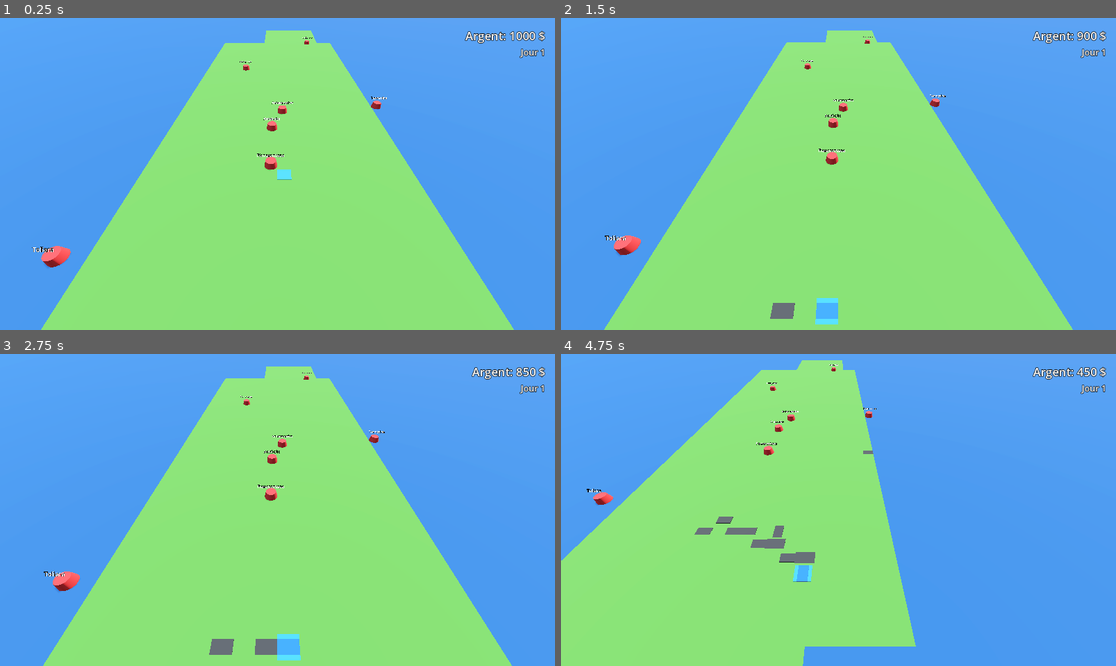
Above: before the commit, frames 1-4 (two rows, left to right).
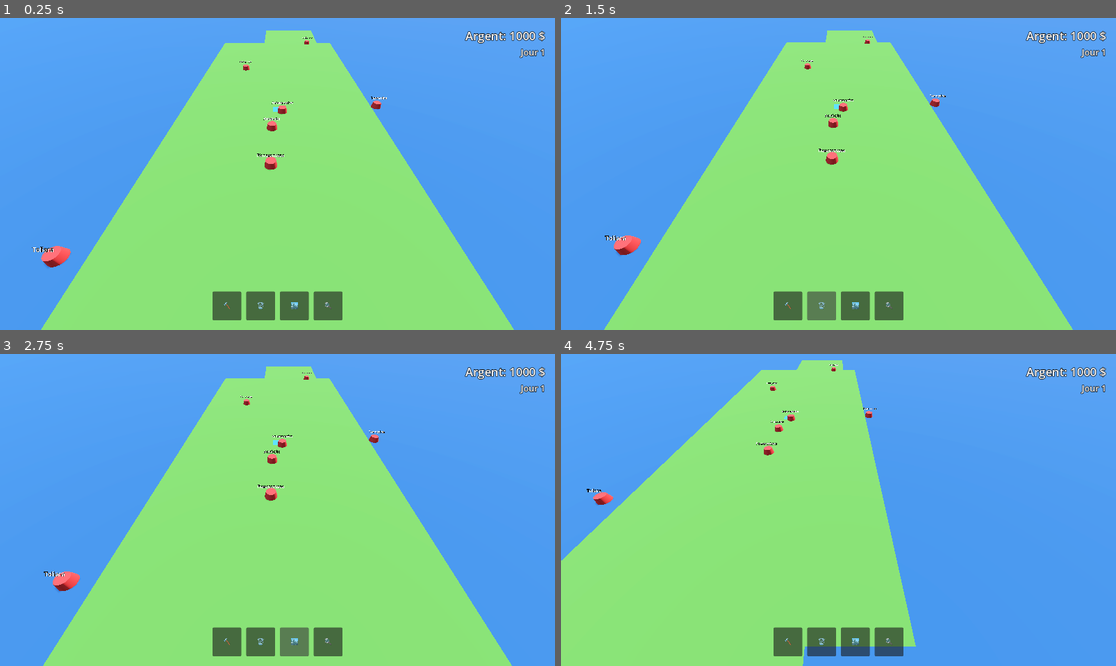
Above: after the commit, the same moments.

Repository: SirPrincy/TrayB
Game: Godot game, scene res://main.tscn
Two runs of this game, one before a commit and one after it. Both use one fixed random seed, a clock stepped at 60 frames per second and the inputs below.
Inputs (mouse positions are in pixels of both pictures, inside the frame that each line leads up to):
- Up to frame 1 (0.25 s): no input
- Up to frame 2 (1.5 s): click (788, 305) at 0.5 s, where only the run after the commit has a clickable "🔨"; click (821, 305) at 1.25 s, where only the run after the commit has a clickable "🗑️"
- Up to frame 3 (2.75 s): click (294, 641) at 2 s, where only the run after the commit has a clickable "🏙️"
- Up to frame 4 (4.75 s): click (888, 641) at 2.75 s, where only the run after the commit has a clickable "🔍"; tap Enter (ui_accept) at 3.5, 3.77 s; move the mouse to (960, 494) at 3.52 s; hold D 3.53-4.25 s; hold Z 3.53-4.25 s; click (960, 494) at 3.67 s; drag from (727, 525) to (810, 572) at 4.27 s

The runs differ from the first frame. In frame 1, 2.1% of the frame differs, in the area x 38-62%, y 28-97%; in frame 2, 2.3%; in frame 3, 2.4%; in frame 4, 3.1%, in the area x 24-97%, y 4-97%.
Error after the commit: Parse Error: Static function "is_mouse_button_just_pressed()" not found in base "GDScriptNativeClass". (res://scripts/GridCursor.gd:110)

Commit message:
Implement Milestone 4: Tool Modes, Terrain Validation, and Destination Selection UI
- Created ToolManager Autoload to handle interaction modes (Build, Delete, Select City, Inspect).
- Implemented geographic terrain validation in MapManager for Madagascar landmass.
- Enhanced GridCursor with visual "ghost" preview, color-coded validity (Green/Red), and floating cost labels.
- Added a Toolbar and a dynamic Destination Selection Panel to the UI.
- Refactored City interaction to allow manual destination selection via the new UI panel.
- Improved UX by adding right-click to cancel/inspect and clear visual feedback for all actions.

Co-authored-by: SirPrincy <267638137+SirPrincy@users.noreply.github.com>

Diff:
--- a/UI.tscn
+++ b/UI.tscn
@@ -14,7 +14,7 @@
 mouse_filter = 2
 script = ExtResource("1_uiman")
 
-[node name="MarginContainer" type="MarginContainer" parent="Control"]
+[node name="HUD" type="MarginContainer" parent="Control"]
 layout_mode = 1
 anchors_preset = 1
 anchor_left = 1.0
@@ -25,10 +25,10 @@
 theme_override_constants/margin_top = 20
 theme_override_constants/margin_right = 20
 
-[node name="VBoxContainer" type="VBoxContainer" parent="Control/MarginContainer"]
+[node name="VBoxContainer" type="VBoxContainer" parent="Control/HUD"]
 layout_mode = 2
 
-[node name="MoneyLabel" type="Label" parent="Control/MarginContainer/VBoxContainer"]
+[node name="MoneyLabel" type="Label" parent="Control/HUD/VBoxContainer"]
 layout_mode = 2
 theme_override_colors/font_outline_color = Color(0, 0, 0, 1)
 theme_override_constants/outline_size = 4
@@ -36,10 +36,89 @@
 text = "Argent: 1000 $"
 horizontal_alignment = 2
 
-[node name="DateLabel" type="Label" parent="Control/MarginContainer/VBoxContainer"]
+[node name="DateLabel" type="Label" parent="Control/HUD/VBoxContainer"]
 layout_mode = 2
 theme_override_colors/font_outline_color = Color(0, 0, 0, 1)
 theme_override_constants/outline_size = 4
 theme_override_font_sizes/font_size = 18
 text = "Jour 1"
 horizontal_alignment = 2
+
+[node name="Toolbar" type="MarginContainer" parent="Control"]
+layout_mode = 1
+anchors_preset = 7
+anchor_left = 0.5
+anchor_top = 1.0
+anchor_right = 0.5
+anchor_bottom = 1.0
+offset_left = -150.0
+offset_top = -80.0
+offset_right = 150.0
+grow_horizontal = 2
+grow_vertical = 0
+theme_override_constants/margin_bottom = 20
+
+[node name="HBoxContainer" type="HBoxContainer" parent="Control/Toolbar"]
+layout_mode = 2
+theme_override_constants/separation = 10
+alignment = 1
+
+[node name="BuildButton" type="Button" parent="Control/Toolbar/HBoxContainer"]
+custom_minimum_size = Vector2(60, 60)
+layout_mode = 2
+text = "🔨"
+
+[node name="DeleteButton" type="Button" parent="Control/Toolbar/HBoxContainer"]
+custom_minimum_size = Vector2(60, 60)
+layout_mode = 2
+text = "🗑️"
+
+[node name="SelectButton" type="Button" parent="Control/Toolbar/HBoxContainer"]
+custom_minimum_size = Vector2(60, 60)
+layout_mode = 2
+text = "🏙️"
+
+[node name="InspectButton" type="Button" parent="Control/Toolbar/HBoxContainer"]
+custom_minimum_size = Vector2(60, 60)
+layout_mode = 2
+text = "🔍"
+
+[node name="DestinationPanel" type="PanelContainer" parent="Control"]
+visible = false
+layout_mode = 1
+anchors_preset = 8
+anchor_left = 0.5
+anchor_top = 0.5
+anchor_right = 0.5
+anchor_bottom = 0.5
+offset_left = -150.0
+offset_top = -200.0
+offset_right = 150.0
+offset_bottom = 200.0
+grow_horizontal = 2
+grow_vertical = 2
+
+[node name="VBoxContainer" type="VBoxContainer" parent="Control/DestinationPanel"]
+layout_mode = 2
+theme_override_constants/margin_left = 10
+theme_override_constants/margin_top = 10
+theme_override_constants/margin_right = 10
+theme_override_constants/margin_bottom = 10
+
+[node name="Title" type="Label" parent="Control/DestinationPanel/VBoxContainer"]
+layout_mode = 2
+theme_override_font_sizes/font_size = 20
+text = "Choisir Destination"
+horizontal_alignment = 1
+
+[node name="ScrollContainer" type="ScrollContainer" parent="Control/DestinationPanel/VBoxContainer"]
+layout_mode = 2
+size_flags_vertical = 3
+
+[node name="CityList" type="VBoxContainer" parent="Control/DestinationPanel/VBoxContainer/ScrollContainer"]
+layout_mode = 2
+size_flags_horizontal = 3
+
+[node name="CloseButton" type="Button" parent="Control/DestinationPanel/VBoxContainer"]
+layout_mode = 2
+text = "Fermer"
--- a/project.godot
+++ b/project.godot
@@ -20,6 +20,7 @@
 TimeManager="*res://scripts/TimeManager.gd"
 MapManager="*res://scripts/MapManager.gd"
 EconomyManager="*res://scripts/EconomyManager.gd"
+ToolManager="*res://scripts/ToolManager.gd"
 
 [physics]
 
--- a/scripts/City.gd
+++ b/scripts/City.gd
@@ -46,12 +46,17 @@
 		_on_city_clicked()
 
 func _on_city_clicked():
-	print("Ville cliquée : ", city_name)
-	if stock_amount <= 0:
-		print("Pas assez de passagers à ", city_name)
+	if ToolManager.current_mode != ToolManager.ToolMode.SELECTION_VILLE:
+		print("Cliquez sur l'icône Ville pour sélectionner une destination")
 		return
 
-	# Trouver d'autres villes connectées
+	print("Ville source sélectionnée : ", city_name)
+	# Utiliser l'UI pour afficher les destinations possibles
+	var ui = get_tree().root.find_child("Control", true)
+	if ui and ui.has_method("show_destination_panel"):
+		ui.show_destination_panel(self)
+
+func get_reachable_cities() -> Array:
 	var my_grid_pos = MapManager.world_to_grid(global_position)
 	var reachable_cities = []
 
@@ -60,21 +65,22 @@
 			continue
 
 		var building = MapManager.buildings_instances[pos]
-		if building.has_method("is_city") or MapManager.grid_data.get(pos) == "city":
+		if MapManager.grid_data.get(pos) == "city":
 			# Vérifier si un chemin existe
 			var path = MapManager.get_route_path(my_grid_pos, pos)
 			if path.size() >= 2:
-				reachable_cities.append({"pos": pos, "path": path, "name": building.city_name if "city_name" in building else "Inconnu"})
+				reachable_cities.append({
+					"pos": pos,
+					"path": path,
+					"name": building.city_name if "city_name" in building else "Inconnu"
+				})
+	return reachable_cities
 
-	if reachable_cities.is_empty():
-		print("Aucune autre ville connectée à ", city_name)
+func spawn_vehicle_to(path: Array[Vector3]):
+	if stock_amount <= 0:
+		print("Pas assez de passagers à ", city_name)
 		return
 
-	# Pour la première boucle de gameplay, on prend une destination au hasard parmi celles connectées
-	var target = reachable_cities.pick_random()
-	_spawn_vehicle(target.path)
-
-func _spawn_vehicle(path: Array[Vector3]):
 	var vehicle = vehicle_scene.instantiate()
 	get_parent().add_child(vehicle)
 	# Le chargement s'effectue automatiquement via vehicle.set_path() -> try_load()
--- a/scripts/GridCursor.gd
+++ b/scripts/GridCursor.gd
@@ -8,12 +8,31 @@
 
 var _camera: Camera3D
 var _current_grid_pos: Vector2i
+var _ghost_material: StandardMaterial3D
+var _cost_label: Label3D
 
 func _ready() -> void:
 	_camera = get_viewport().get_camera_3d()
 	if not cursor_visual:
 		# Si non assigné, on cherche un enfant MeshInstance3D
 		cursor_visual = find_child("MeshInstance3D")
+
+	# Initialisation du matériau fantôme
+	_ghost_material = StandardMaterial3D.new()
+	_ghost_material.transparency = StandardMaterial3D.TRANSPARENCY_ALPHA
+	_ghost_material.albedo_color = Color(1, 1, 1, 0.5)
+
+	if cursor_visual and cursor_visual.mesh:
+		cursor_visual.set_surface_override_material(0, _ghost_material)
+
+	# Initialisation du label de coût
+	_cost_label = Label3D.new()
+	_cost_label.pixel_size = 0.005
+	_cost_label.billboard = BaseMaterial3D.BILLBOARD_ENABLED
+	_cost_label.position = Vector3(0, 0.5, 0)
+	_cost_label.font_size = 48
+	_cost_label.outline_size = 12
+	add_child(_cost_label)
 
 func _process(_delta: float) -> void:
 	if not _camera:
@@ -45,9 +64,48 @@
 	var snapped_z = grid_z * grid_size + (grid_size / 2.0)
 
 	global_position = Vector3(snapped_x, 0.05, snapped_z) # Un peu au dessus du sol pour éviter le Z-fighting
+	_update_ghost_visual()
+
+func _update_ghost_visual():
+	var mode = ToolManager.current_mode
+	var is_valid = true
+	var cost = 0
+
+	# Visibilité par défaut
+	cursor_visual.visible = true
+	_cost_label.visible = false
+
+	match mode:
+		ToolManager.ToolMode.CONSTRUIRE:
+			cost = MapManager.road_cost
+			is_valid = MapManager.is_valid_terrain(_current_grid_pos) and not MapManager.grid_data.has(_current_grid_pos)
+			_cost_label.text = str(cost) + "$"
+			_cost_label.visible = true
+			if EconomyManager.balance < cost:
+				is_valid = false
+		ToolManager.ToolMode.SUPPRIMER:
+			is_valid = MapManager.grid_data.has(_current_grid_pos) and MapManager.grid_data[_current_grid_pos] == "route"
+		ToolManager.ToolMode.SELECTION_VILLE, ToolManager.ToolMode.INSPECTER:
+			cursor_visual.visible = false
+			return
+
+	if is_valid:
+		_ghost_material.albedo_color = Color(0, 1, 0, 0.5) # Vert
+		_cost_label.modulate = Color.WHITE
+	else:
+		_ghost_material.albedo_color = Color(1, 0, 0, 0.5) # Rouge
+		_cost_label.modulate = Color.RED
 
 func _handle_input() -> void:
+	var mode = ToolManager.current_mode
+
 	if Input.is_mouse_button_pressed(MOUSE_BUTTON_LEFT):
-		MapManager.add_road(_current_grid_pos)
-	elif Input.is_mouse_button_pressed(MOUSE_BUTTON_RIGHT):
-		MapManager.remove_road(_current_grid_pos)
+		match mode:
+			ToolManager.ToolMode.CONSTRUIRE:
+				MapManager.add_road(_current_grid_pos)
+			ToolManager.ToolMode.SUPPRIMER:
+				MapManager.remove_road(_current_grid_pos)
+
+	# Click droit pour annuler/revenir en mode inspection
+	if Input.is_mouse_button_just_pressed(MOUSE_BUTTON_RIGHT):
+		ToolManager.set_mode(ToolManager.ToolMode.INSPECTER)
--- a/scripts/MapManager.gd
+++ b/scripts/MapManager.gd
@@ -26,6 +26,29 @@
 func _ready() -> void:
 	pass
 
+# Vérifie si le terrain aux coordonnées données est constructible (Terre vs Mer)
+func is_valid_terrain(grid_pos: Vector2i) -> bool:
+	var world_pos = grid_to_world(grid_pos)
+	var x = world_pos.x
+	var z = world_pos.z
+
+	# Définition simplifiée des zones de terre (Madagascar) basée sur main.tscn
+	# (Ajustée pour inclure les positions des villes)
+
+	# Main Body
+	if x >= -25.0 and x <= 25.0 and z >= -55.0 and z <= 55.0:
+		return true
+
+	# North
+	if x >= -10.0 and x <= 20.0 and z >= -75.0 and z <= -25.0:
+		return true
+
+	# South
+	if x >= -25.0 and x <= 15.0 and z >= 25.0 and z <= 75.0:
+		return true
+
+	return false
+
 # Retourne un ID unique pour une position de grille
 func _get_or_create_id(grid_pos: Vector2i) -> int:
 	if not _grid_to_id.has(grid_pos):
@@ -37,6 +60,10 @@
 # Ajoute une route à la position donnée (coordonnées de grille)
 func add_road(grid_pos: Vector2i):
 	if grid_data.has(grid_pos):
+		return
+
+	if not is_valid_terrain(grid_pos):
+		# Optionnel : Message d'erreur ici si nécessaire
 		return
 
 	# Vérification du budget via EconomyManager
--- /dev/null
+++ b/scripts/ToolManager.gd
@@ -0,0 +1,17 @@
+extends Node
+
+# ToolManager.gd
+# Gère les modes d'outils et l'état actuel de l'interaction utilisateur.
+
+enum ToolMode { CONSTRUIRE, SUPPRIMER, SELECTION_VILLE, INSPECTER }
+
+signal mode_changed(new_mode: ToolMode)
+
+var current_mode: ToolMode = ToolMode.INSPECTER:
+	set(value):
+		current_mode = value
+		mode_changed.emit(current_mode)
+		print("Mode d'outil changé : ", ToolMode.keys()[current_mode])
+
+func set_mode(mode: ToolMode):
+	self.current_mode = mode
--- a/scripts/UIManager.gd
+++ b/scripts/UIManager.gd
@@ -3,8 +3,21 @@
 # UIManager.gd
 # Gère l'affichage des informations économiques et temporelles à l'écran.
 
-@onready var money_label: Label = $MarginContainer/VBoxContainer/MoneyLabel
-@onready var date_label: Label = $MarginContainer/VBoxContainer/DateLabel
+@onready var money_label: Label = $HUD/VBoxContainer/MoneyLabel
+@onready var date_label: Label = $HUD/VBoxContainer/DateLabel
+
+# Toolbar buttons
+@onready var build_btn = $Toolbar/HBoxContainer/BuildButton
+@onready var delete_btn = $Toolbar/HBoxContainer/DeleteButton
+@onready var select_btn = $Toolbar/HBoxContainer/SelectButton
+@onready var inspect_btn = $Toolbar/HBoxContainer/InspectButton
+
+# Destination Panel
+@onready var dest_panel = $DestinationPanel
+@onready var city_list = $DestinationPanel/VBoxContainer/ScrollContainer/CityList
+@onready var close_dest_btn = $DestinationPanel/VBoxContainer/CloseButton
+
+var _current_origin_city = null
 
 func _ready() -> void:
 	# Connexion aux signaux de l'EconomyManager pour mettre à jour l'UI
@@ -14,6 +27,14 @@
 	# Initialisation de l'affichage avec les valeurs actuelles
 	_update_money_display(EconomyManager.balance)
 	_update_date_display(EconomyManager.current_day)
+
+	# Connexion des boutons de la toolbar
+	build_btn.pressed.connect(func(): ToolManager.set_mode(ToolManager.ToolMode.CONSTRUIRE))
+	delete_btn.pressed.connect(func(): ToolManager.set_mode(ToolManager.ToolMode.SUPPRIMER))
+	select_btn.pressed.connect(func(): ToolManager.set_mode(ToolManager.ToolMode.SELECTION_VILLE))
+	inspect_btn.pressed.connect(func(): ToolManager.set_mode(ToolManager.ToolMode.INSPECTER))
+
+	close_dest_btn.pressed.connect(func(): dest_panel.hide())
 
 func _on_balance_changed(new_balance: int) -> void:
 	_update_money_display(new_balance)
@@ -26,3 +47,34 @@
 
 func _update_date_display(day: int) -> void:
 	date_label.text = "Jour " + str(day)
+
+func show_destination_panel(origin_city):
+	_current_origin_city = origin_city
+	# Nettoyer la liste
+	for child in city_list.get_children():
+		child.queue_free()
+
+	var reachable_cities = origin_city.get_reachable_cities()
+
+	if reachable_cities.is_empty():
+		var label = Label.new()
+		label.text = "Aucune ville connectée"
+		city_list.add_child(label)
+	else:
+		for city_info in reachable_cities:
+			var btn = Button.new()
+			var dist = city_info.path.size() * MapManager.grid_size
+			var revenue = int(dist * 2.0) # Formule simple de revenu estimé
+			var time = int(dist / 5.0) # Formule simple de temps estimé
+
+			btn.text = "%s\nRevenu: %d$ | Temps: %ds" % [city_info.name, revenue, time]
+			btn.pressed.connect(_on_destination_selected.bind(city_info))
+			city_list.add_child(btn)
+
+	dest_panel.show()
+
+func _on_destination_selected(city_info):
+	if _current_origin_city:
+		_current_origin_city.spawn_vehicle_to(city_info.path)
+	dest_panel.hide()
+	ToolManager.set_mode(ToolManager.ToolMode.INSPECTER)
